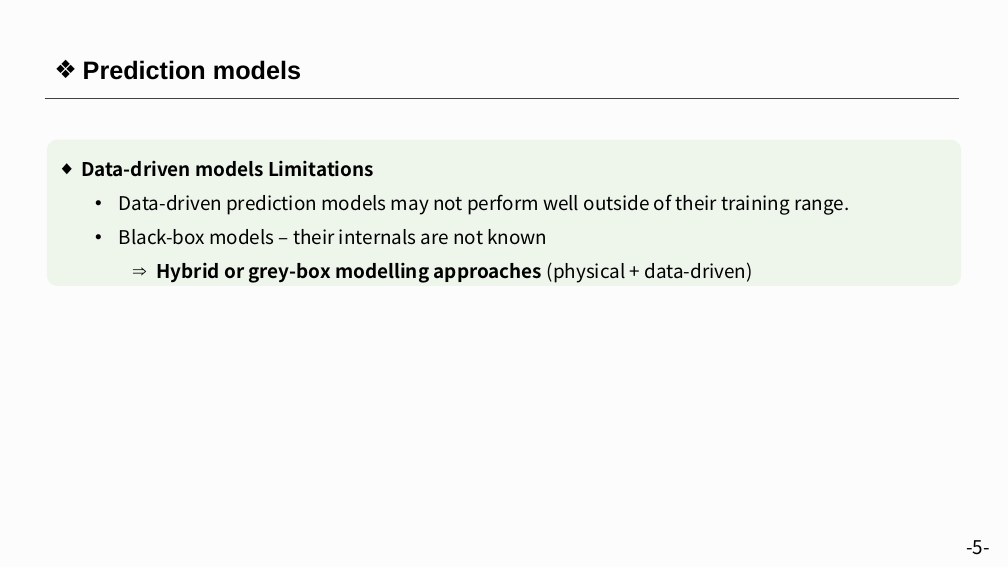
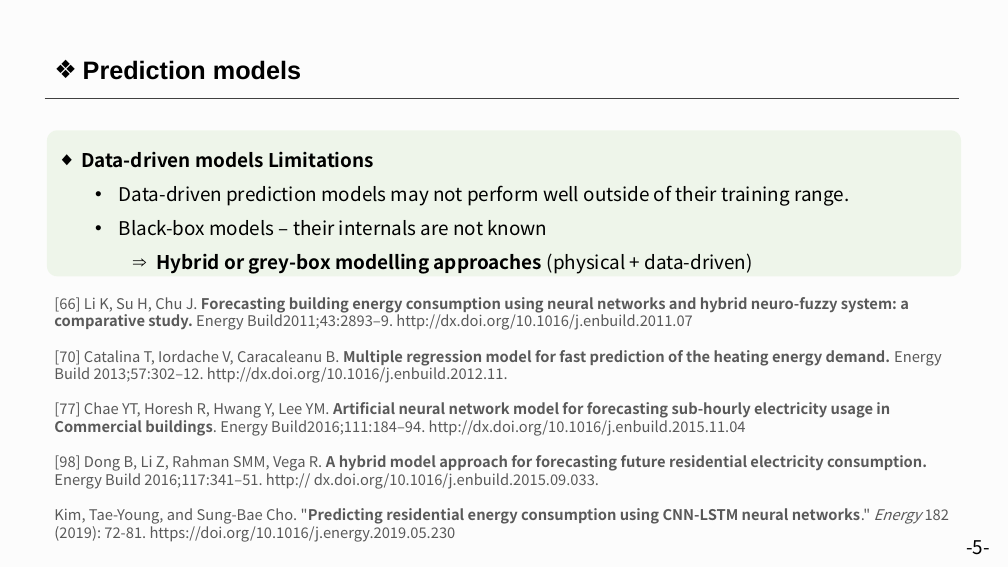
Before and after one commit to sohee98/2022-1st-Course, a slide deck: slide 6 of AI Applications/study 발표/PPT-김소희.pptx. Drawn at 1008x567 pixels with LibreOffice and Linux fonts; fonts in the diff are those of the drawing. Boxes give left, top, right and bottom in pixels: in the first picture for what was removed or moved away, otherwise in the second. Text is boxed around its words. In the diff, an @@ line names an element or a change of style, - is before the commit and + after.

```diff
--- a/AI Applications/study 발표/PPT-김소희.pptx
+++ b/AI Applications/study 발표/PPT-김소희.pptx
@@ rounded rectangle "Data-driven models Limitations" moved from (x1=47, y1=140, x2=961, y2=286) to (x1=47, y1=130, x2=961, y2=276) @@
@@ text added at (x1=54, y1=297, x2=950, y2=542), 14 pt, text #595959 @@
+[66] Li K, Su H, Chu J. Forecasting building energy consumption using neural networks and hybrid neuro-fuzzy system: a comparative study. Energy Build2011;43:2893–9. http://dx.doi.org/10.1016/j.enbuild.2011.07
+[70] Catalina T, Iordache V, Caracaleanu B. Multiple regression model for fast prediction of the heating energy demand. Energy Build 2013;57:302–12. http://dx.doi.org/10.1016/j.enbuild.2012.11.
+[77] Chae YT, Horesh R, Hwang Y, Lee YM. Artificial neural network model for forecasting sub-hourly electricity usage in Commercial buildings. Energy Build2016;111:184–94. http://dx.doi.org/10.1016/j.enbuild.2015.11.04
+[98] Dong B, Li Z, Rahman SMM, Vega R. A hybrid model approach for forecasting future residential electricity consumption. Energy Build 2016;117:341–51. http:// dx.doi.org/10.1016/j.enbuild.2015.09.033.
+Kim, Tae-Young, and Sung-Bae Cho. "Predicting residential energy consumption using CNN-LSTM neural networks." Energy 182 (2019): 72-81. https://doi.org/10.1016/j.energy.2019.05.230
```
Also in this commit, not shown: 1 other slide changed, 8 other files.
